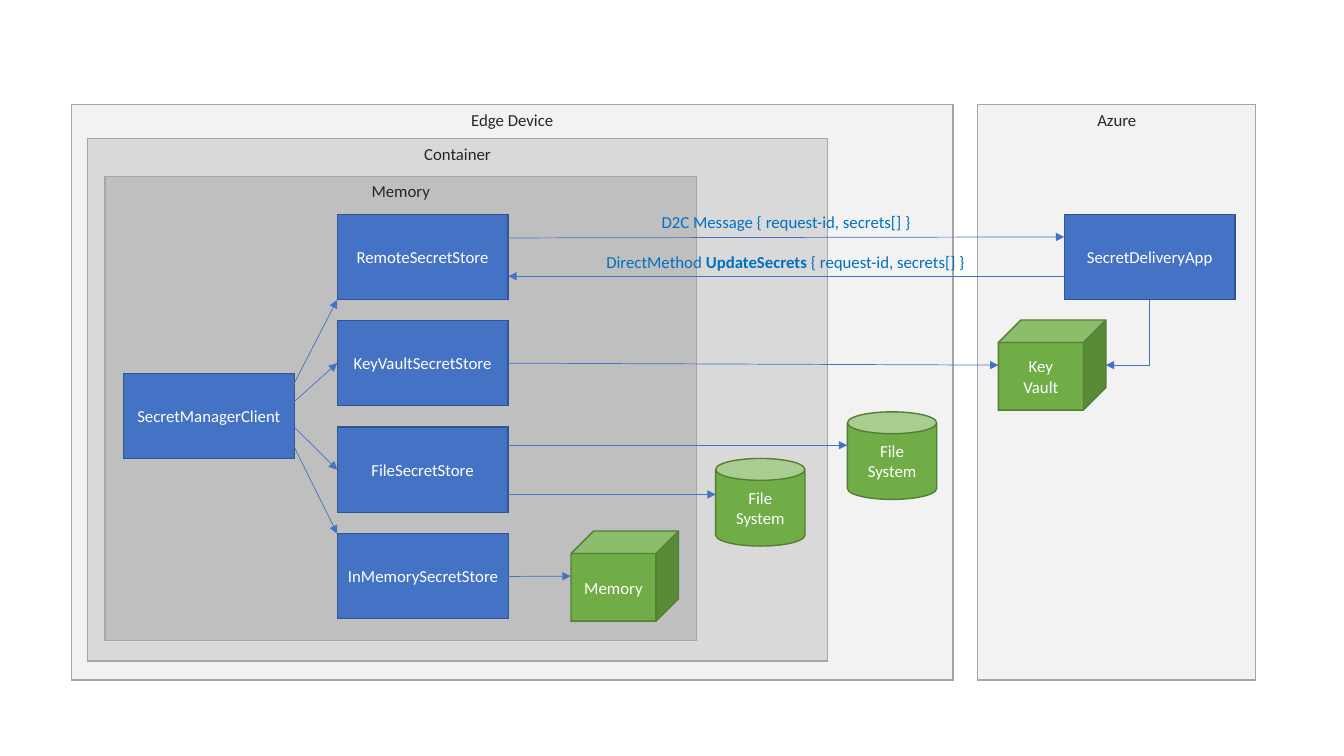
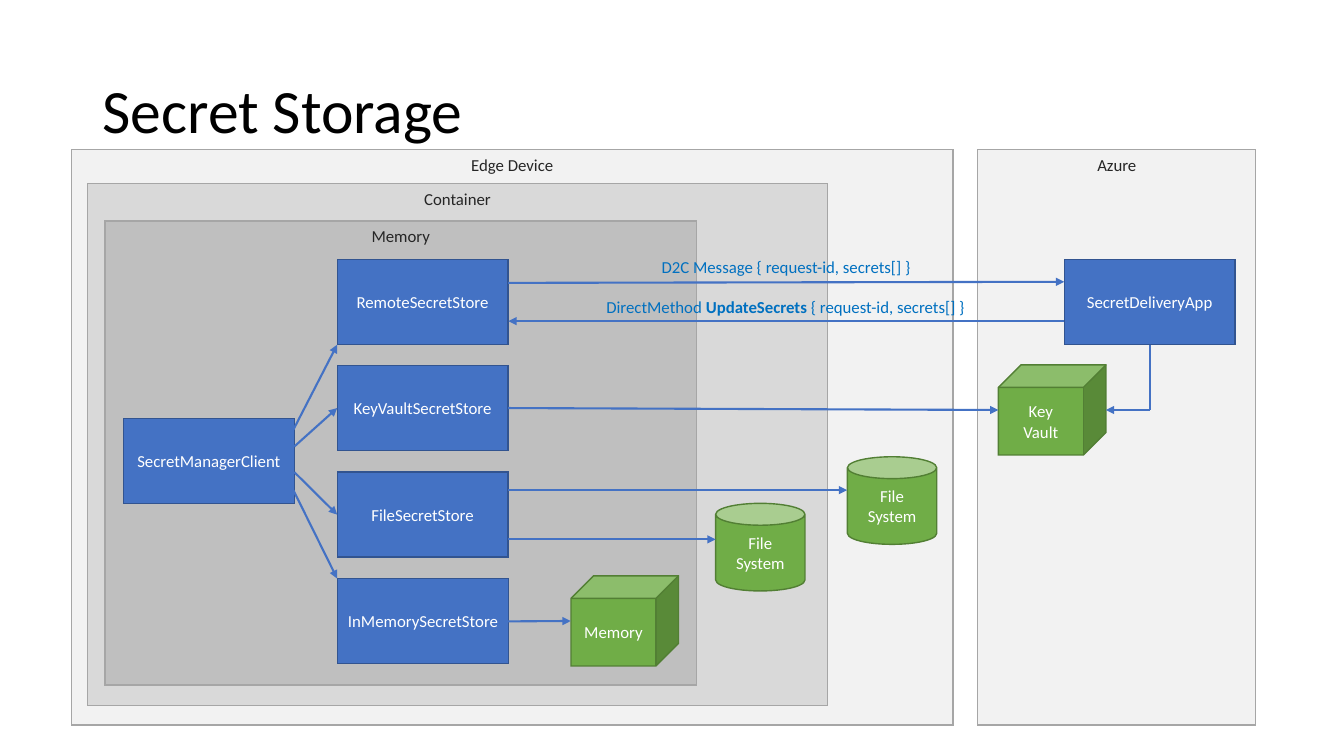
Before and after one commit to vslepakov/edge-secrets, a slide deck: slide 6 of docs/Design.pptx (slide 2 before the commit). Drawn at 1344x756 pixels with LibreOffice and Linux fonts; fonts in the diff are those of the drawing. Boxes give left, top, right and bottom in pixels: in the first picture for what was removed or moved away, otherwise in the second. Text is boxed around its words. In the diff, an @@ line names an element or a change of style, - is before the commit and + after.

```diff
--- a/docs/Design.pptx
+++ b/docs/Design.pptx
@@ title added at (102,93,463,144), 44 pt, text #000000 @@
+Secret Storage
@@ arrow moved from (1064, 276) - (508, 276) to (508, 283) - (1065, 282) @@
@@ arrow (508, 283) - (1065, 282): stroke #4472C4 0.5 pt to #4472C4 1.5 pt @@
@@ arrow moved from (508, 238) - (1065, 237) to (1064, 322) - (508, 322) @@
@@ arrow (1064, 322) - (508, 322): stroke #4472C4 0.5 pt to #4472C4 1.5 pt @@
@@ 10 rectangles, 7 arrows, 2 cylinders, 2 cubes, 2 texts, 1 line: place and size @@
-10 rectangles, 7 arrows, 2 cylinders, 2 cubes, 2 texts, 1 line at (72,105,1256,681)
+10 rectangles, 7 arrows, 2 cylinders, 2 cubes, 2 texts, 1 line at (72,149,1256,725)
@@ arrow (293, 430) - (338, 345): stroke #4472C4 0.5 pt to #4472C4 1.5 pt @@
@@ line (1150, 410) - (1150, 345): stroke #4472C4 0.5 pt to #4472C4 1.5 pt @@
@@ arrow moved from (294, 427) - (338, 470) to (294, 447) - (338, 408) @@
@@ arrow (294, 447) - (338, 408): stroke #4472C4 0.5 pt to #4472C4 1.5 pt @@
@@ arrow (508, 408) - (998, 410): stroke #4472C4 0.5 pt to #4472C4 1.5 pt @@
@@ arrow (1150, 410) - (1106, 410): stroke #4472C4 0.5 pt to #4472C4 1.5 pt @@
@@ arrow moved from (294, 401) - (338, 363) to (294, 472) - (338, 515) @@
@@ arrow (294, 472) - (338, 515): stroke #4472C4 0.5 pt to #4472C4 1.5 pt @@
@@ arrow (293, 490) - (338, 579): stroke #4472C4 0.5 pt to #4472C4 1.5 pt @@
@@ arrow (508, 490) - (847, 490): stroke #4472C4 0.5 pt to #4472C4 1.5 pt @@
@@ arrow (508, 539) - (716, 539): stroke #4472C4 0.5 pt to #4472C4 1.5 pt @@
@@ arrow (507, 621) - (571, 621): stroke #4472C4 0.5 pt to #4472C4 1.5 pt @@
```
Also in this commit, not shown: 6 slides added, 1 slide removed, 2 other files.
